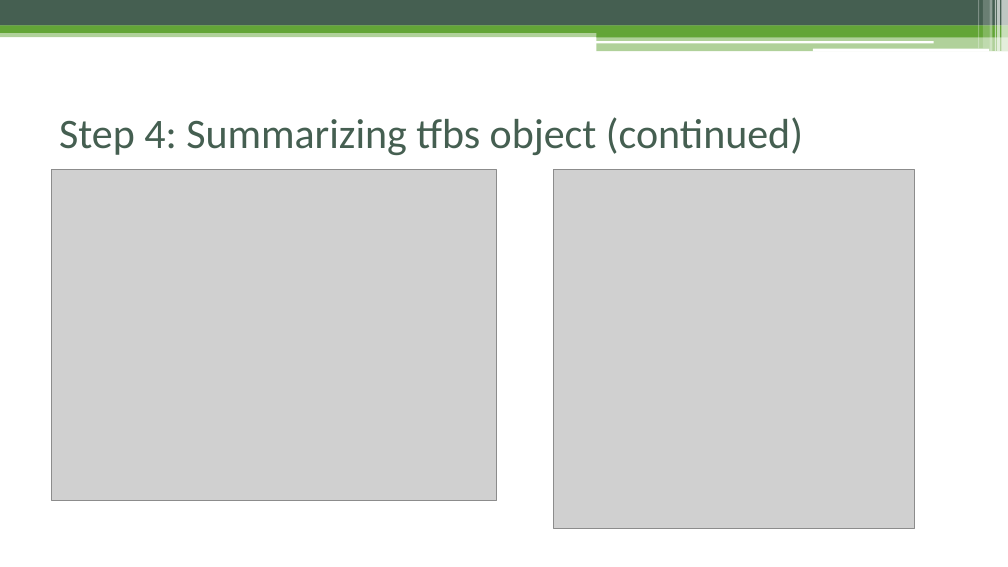
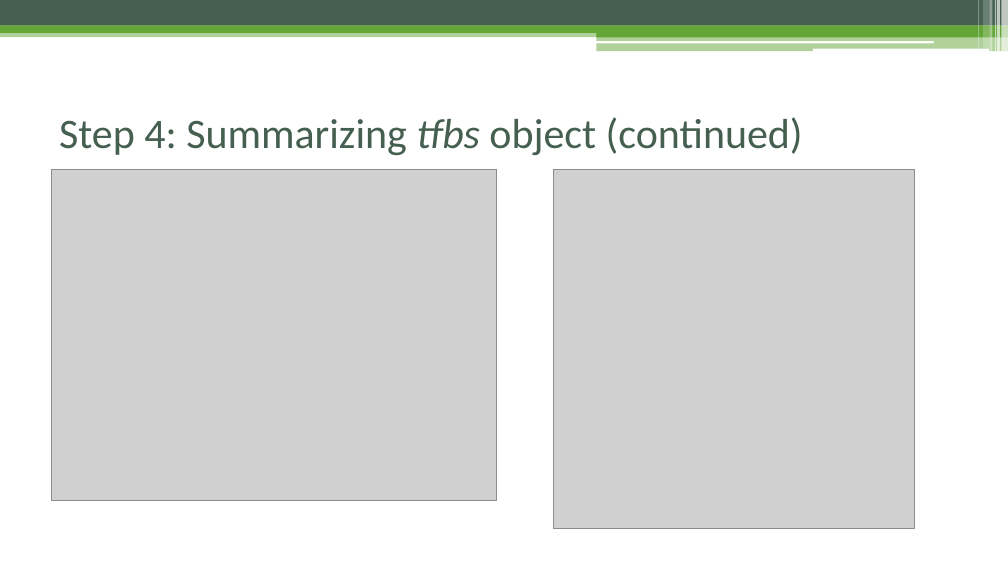
Before and after one commit to Danko-Lab/rtfbs_db, a slide deck: slide 14 of rtfbsdb-tutorial.pptx. Drawn at 1008x567 pixels with LibreOffice and Linux fonts; fonts in the diff are those of the drawing; grey boxes stand for pictures. Boxes give left, top, right and bottom in pixels: in the first picture for what was removed or moved away, otherwise in the second. Text is boxed around its words. In the diff, an @@ line names an element or a change of style, - is before the commit and + after.

```diff
--- a/rtfbsdb-tutorial.pptx
+++ b/rtfbsdb-tutorial.pptx
@@ text "Step 4: Summarizing tfbs object ..." at (x1=59, y1=117, x2=803, y2=155): italic on in "tfbs" @@
```
Also in this commit, not shown: 10 other slides changed.
